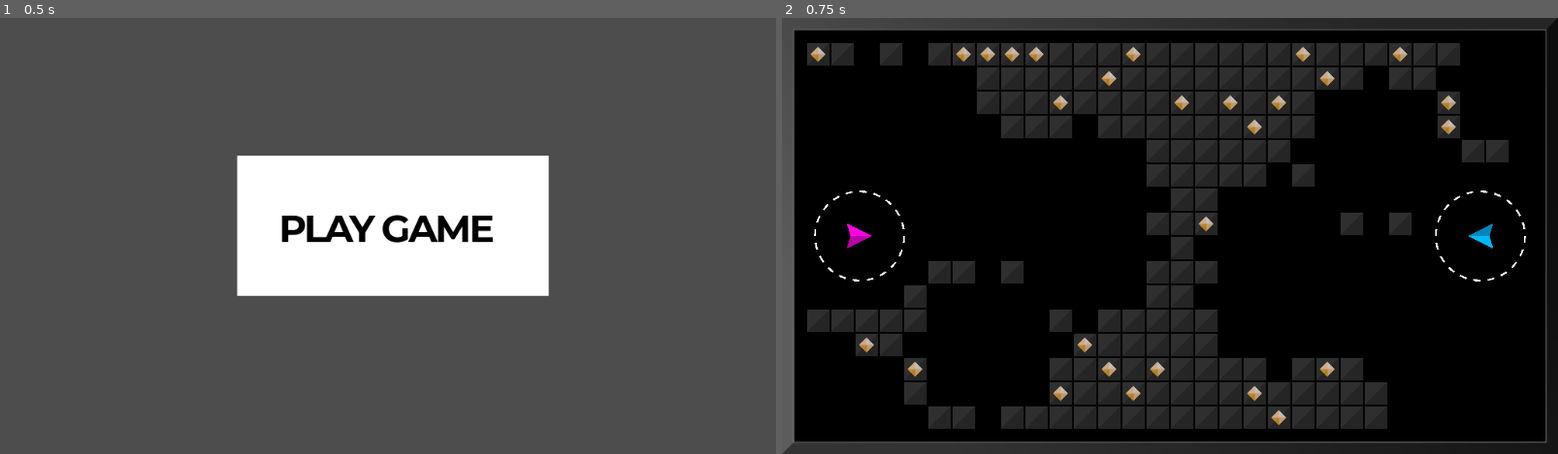
Above: before the commit, frames 1-2 (left to right).
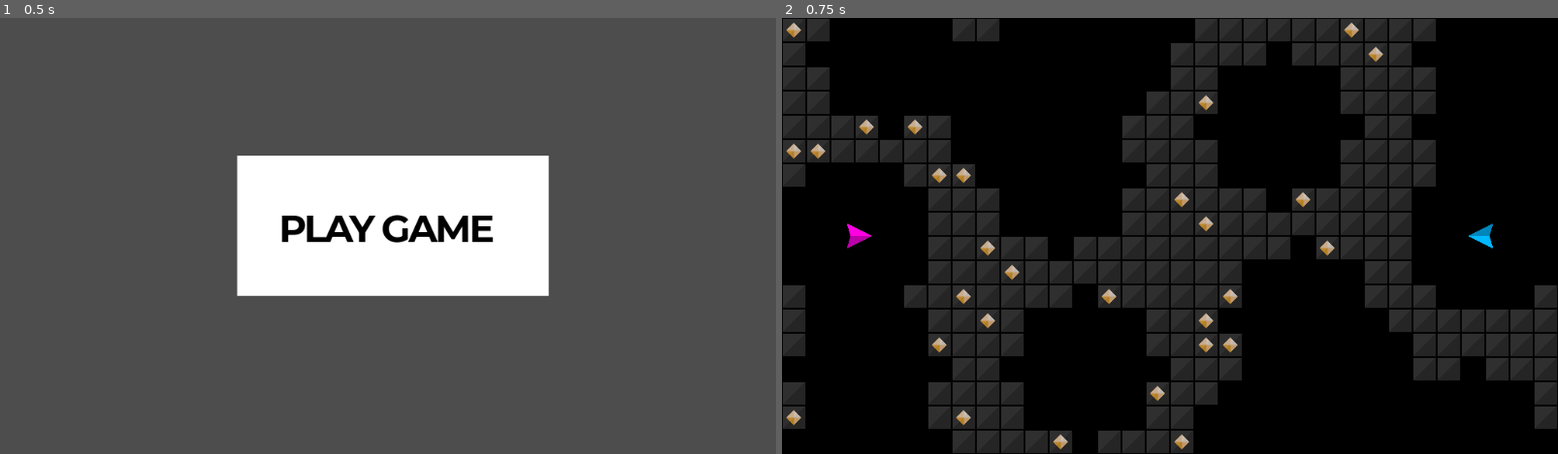
Above: after the commit, the same moments.

Repository: outrightmental/Blockbusters
Game: Godot game, scene res://scenes/main.tscn
The game is run twice, just before and just after one commit, with the same random seed, the same clock (stepped at 60 frames per second) and the same inputs.
Inputs (mouse positions are in pixels of both pictures, inside the frame that each line leads up to):
- Up to frame 1 (0.5 s): no input
- Up to frame 2 (0.75 s): click (1177, 222) at 0.5 s

Frame 1 is identical in both runs. In frame 2, 43% of the frame differs, in the area x 0-100%, y 0-100%.

Commit message:
checkpoint

Diff:
--- a/global.gd
+++ b/global.gd
@@ -19,3 +19,8 @@
 # Get a color at a specific saturation ratio relative to the original color
 func color_at_saturation_ratio(color: Color, saturation_ratio: float) -> Color:
 	return Color.from_hsv(color.h, color.s * saturation_ratio, color.v, color.a)
+
+
+# Get a color at a specific alpha ratio relative to the original color
+func color_at_alpha_ratio(color: Color, alpha_ratio: float) -> Color:
+	return Color(color.r, color.g, color.b, color.a * alpha_ratio)
--- a/models/ship/home.gd
+++ b/models/ship/home.gd
@@ -1,5 +1,8 @@
 class_name Home
 extends Node2D
+
+# Constants
+const COLOR_ALPHA_RATIO: float = 0.3
 
 
 # Player number to identify the home
@@ -15,11 +18,12 @@
 
 # Set the colors of the ship based on player_num
 func _set_colors() -> void:
-#	if player_num in Global.PLAYER_COLORS:
+	if player_num in Global.PLAYER_COLORS:
+		$CircleLight.material.set_shader_parameter("color", Global.color_at_alpha_ratio(Global.PLAYER_COLORS[player_num][0], COLOR_ALPHA_RATIO))
 #		$CircleLight.ma = Global.color_at_saturation_ratio(Global.PLAYER_COLORS[player_num][0], saturation_ratio)
 #		$CircleDark.color = Global.color_at_saturation_ratio(Global.PLAYER_COLORS[player_num][1], saturation_ratio)
-#	else:
-#		print("No colors found for player_num: ", player_num)
+	else:
+		print("No colors found for player_num: ", player_num)
 	pass
 
 
--- a/models/ship/home.tscn
+++ b/models/ship/home.tscn
@@ -4,26 +4,26 @@
 [ext_resource type="Shader" uid="uid://c8045jji6nnmx" path="res://shaders/circle_outline.gdshader" id="2_77viv"]
 
 [sub_resource type="ShaderMaterial" id="ShaderMaterial_sj5er"]
+resource_local_to_scene = true
 shader = ExtResource("2_77viv")
-shader_parameter/color = Color(1, 1, 1, 1)
+shader_parameter/color = Color(0.5, 0.5, 0.5, 1)
 shader_parameter/diameter = 1.0
-shader_parameter/thickness = 0.02
-shader_parameter/frequency = 20.0
+shader_parameter/thickness = 0.01
+shader_parameter/frequency = 40.0
 shader_parameter/phase = 0.0
 
 [sub_resource type="CircleShape2D" id="CircleShape2D_3kla8"]
-radius = 60.0
+radius = 120.0
 
 [node name="Home" type="Node2D"]
 script = ExtResource("1_3kla8")
-player_num = null
 
-[node name="ColorRect" type="ColorRect" parent="."]
+[node name="CircleLight" type="ColorRect" parent="."]
 material = SubResource("ShaderMaterial_sj5er")
-offset_left = -60.0
-offset_top = -60.0
-offset_right = 60.0
-offset_bottom = 60.0
+offset_left = -120.0
+offset_top = -120.0
+offset_right = 120.0
+offset_bottom = 120.0
 color = Color(1, 0, 0, 0.196078)
 
 [node name="Area2D" type="Area2D" parent="."]
--- a/models/ship/projectile_explosive.gd
+++ b/models/ship/projectile_explosive.gd
@@ -20,7 +20,7 @@
 
 
 # Called when another body enters the collission area
-func _on_body_entered(other: Node) -> void:
+func _on_body_entered(_other: Node) -> void:
 	var explosion: Node = preload("res://models/effect/explosion.tscn").instantiate()
 	explosion.position = position
 	explosion.set_owner(owner)
--- a/models/ship/ship.tscn
+++ b/models/ship/ship.tscn
@@ -3,6 +3,7 @@
 [ext_resource type="Script" uid="uid://cfnro34pgi2as" path="res://models/ship/ship.gd" id="1_yja86"]
 
 [node name="Ship" type="RigidBody2D"]
+position = Vector2(3, 0)
 gravity_scale = 0.0
 script = ExtResource("1_yja86")
 
@@ -17,5 +18,4 @@
 polygon = PackedVector2Array(0, -2, 29, -2, -5, 15)
 
 [node name="CollisionPolygon2D" type="CollisionPolygon2D" parent="."]
-visible = false
 polygon = PackedVector2Array(-17, -17, 17, 0, -17, 17, -12, 0)
--- a/scenes/play_game.gd
+++ b/scenes/play_game.gd
@@ -9,9 +9,8 @@
 # The blocks are 32x32 pixels, so the grid is 1024x576 pixels
 const BLOCK_SIZE: int                  = 32
 const BLOCK_CENTER: int                = BLOCK_SIZE/2
-const GRID_COLS: int                   = 30
-const GRID_ROWS: int                   = 16
-const GRID_MARGIN: int                 = 32
+const GRID_COLS: int                   = 32
+const GRID_ROWS: int                   = 18
 const BLOCK_SHIP_CLEARANCE_RADIUS: int = 100
 const GAP_COUNT: int                   = 8
 var grid: Dictionary                   = {}
@@ -20,11 +19,13 @@
 # Instantiate a models/ship/ship.gd for each player, so set player_num = 1 or 2 respectively, and Player 1 is 10% in from the left, vertical center, and Player 2 is 10% in from the right, vertical center.
 func _ready() -> void:
 	var viewport_size: Vector2 = get_viewport().get_visible_rect().size
-	var player_1: Node         = _spawn_player(1, Vector2(viewport_size.x * 0.1, viewport_size.y * 0.5), 0)
-	var player_2: Node         = _spawn_player(2, Vector2(viewport_size.x * 0.9, viewport_size.y * 0.5), PI)
+	var player_ship_1: Ship    = _spawn_player_ship(1, Vector2(viewport_size.x * 0.1, viewport_size.y * 0.5), 0)
+	var player_ship_2: Ship    = _spawn_player_ship(2, Vector2(viewport_size.x * 0.9, viewport_size.y * 0.5), PI)
+	_spawn_player_home(1, Vector2(0, viewport_size.y * 0.5), 0)
+	_spawn_player_home(2, Vector2(viewport_size.x, viewport_size.y * 0.5), PI)
 
 	# Randomly pick locations for 3 gaps
-	var gap_positions: Array[Vector2] = [player_1.position, player_2.position]
+	var gap_positions: Array[Vector2] = [player_ship_1.position, player_ship_2.position]
 	for i in range(GAP_COUNT):
 		var gap_x: int = randi() % (GRID_COLS / 2)
 		var gap_y: int = randi() % GRID_ROWS
@@ -61,21 +62,28 @@
 
 func _grid_position(x: int, y: int) -> Vector2:
 	# Convert grid coordinates to world coordinates
-	return Vector2(GRID_MARGIN + BLOCK_CENTER + x * BLOCK_SIZE, GRID_MARGIN + BLOCK_CENTER + y * BLOCK_SIZE)
+	return Vector2( BLOCK_CENTER + x * BLOCK_SIZE, BLOCK_CENTER + y * BLOCK_SIZE)
 
 
-func _spawn_player(num: int, start_position: Vector2, start_rotation: float) -> Node:
+# Spawn a player ship at the given position and rotation
+func _spawn_player_ship(num: int, start_position: Vector2, start_rotation: float) -> Ship:
 	var ship_scene: Ship = preload('res://models/ship/ship.tscn').instantiate()
 	ship_scene.position = start_position
 	ship_scene.player_num = num
 	ship_scene.rotation = start_rotation
 	self.add_child(ship_scene)
+	return ship_scene
+
+
+# Spawn a player home at the given position and rotation
+func _spawn_player_home(num: int, start_position: Vector2, start_rotation: float) -> Home:
 	var home_scene: Home = preload('res://models/ship/home.tscn').instantiate()
 	home_scene.position = start_position
 	home_scene.player_num = num
 	home_scene.rotation = start_rotation
+	home_scene.z_index = -1
 	self.add_child(home_scene)
-	return ship_scene
+	return home_scene
 
 
 func _spawn_block(start_position: Vector2) -> Node:
--- a/scenes/play_game.tscn
+++ b/scenes/play_game.tscn
@@ -1,13 +1,12 @@
-[gd_scene load_steps=5 format=3 uid="uid://bgvuuvhomj1ox"]
+[gd_scene load_steps=4 format=3 uid="uid://bgvuuvhomj1ox"]
 
 [ext_resource type="Script" uid="uid://b3ywa5gtd7j2q" path="res://scenes/play_game.gd" id="1_s826b"]
-[ext_resource type="Texture2D" uid="uid://b58y4wj2udywn" path="res://assets/board/background.png" id="2_7jnrg"]
 
 [sub_resource type="RectangleShape2D" id="RectangleShape2D_4dcan"]
 size = Vector2(1024, 16)
 
 [sub_resource type="RectangleShape2D" id="RectangleShape2D_xet8o"]
-size = Vector2(16, 544)
+size = Vector2(16, 576)
 
 [node name="PlayGame" type="Node2D"]
 script = ExtResource("1_s826b")
@@ -17,22 +16,22 @@
 freeze = true
 
 [node name="Top" type="CollisionShape2D" parent="Fence"]
-position = Vector2(512, 8)
+position = Vector2(512, -8)
 shape = SubResource("RectangleShape2D_4dcan")
 
 [node name="Bottom" type="CollisionShape2D" parent="Fence"]
-position = Vector2(512, 568)
+position = Vector2(512, 584)
 shape = SubResource("RectangleShape2D_4dcan")
 
 [node name="Left" type="CollisionShape2D" parent="Fence"]
-position = Vector2(8, 288)
+position = Vector2(-8, 288)
 shape = SubResource("RectangleShape2D_xet8o")
 
 [node name="Right" type="CollisionShape2D" parent="Fence"]
-position = Vector2(1016, 288)
+position = Vector2(1032, 288)
 shape = SubResource("RectangleShape2D_xet8o")
 
-[node name="TextureRect" type="TextureRect" parent="."]
-offset_right = 40.0
-offset_bottom = 40.0
-texture = ExtResource("2_7jnrg")
+[node name="ColorRect" type="ColorRect" parent="."]
+offset_right = 1024.0
+offset_bottom = 576.0
+color = Color(0, 0, 0, 1)
